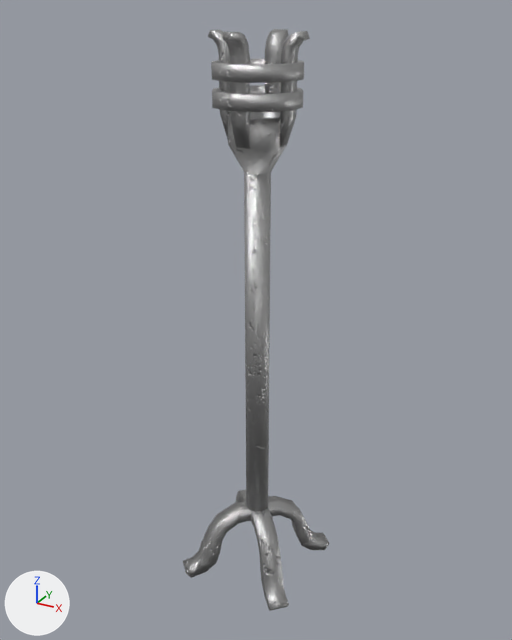
One commit to the Blender file Assets/Models/Torch.blend: the scene before it, then after it.
Rendered twice from a 50 mm lens placed at (2.47, -4.51, 4.65), pointed at (-0.03, 0.04, 2.38). Every picture has the same lights, and +X, +Y and +Z are marked at lower left.
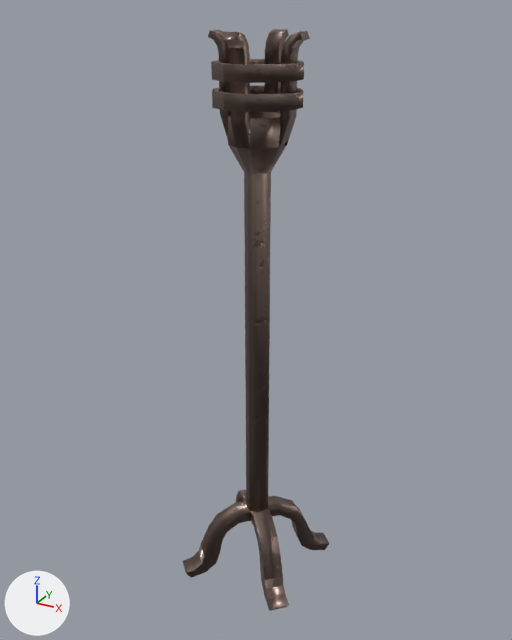
Changed parts and their boxes (x1, y1, x2, y2) in the pictures (512 x 640 px):
'Cylinder', surface changed: (228, 112, 287, 512) in both
'Cube.003', surface changed: (183, 496, 329, 578) in both
'Cube.001', surface changed: (223, 29, 289, 149) in both
'Cube.004', surface changed (grey to brown): (235, 489, 289, 611) in both
'Circle', surface changed: (212, 85, 303, 112) in both
'Circle.001', surface changed: (211, 59, 304, 83) in both
'Cube.002', surface changed: (208, 30, 310, 147) in both

Edits to the bpy script that builds the scene:
```text
Add img_metal_normal_png:
    img_metal_normal_png = load_image('Metal NORMAL.png', '../Textures/Metal NORMAL.png', 1024, 1024, 'sRGB')
Change mat_metal:
    remove # nodes: BsdfPrincipled, Bump x2, Mapping, Mix x2, OutputMaterial, TexCoord, TexNoise x2, TexVoronoi, TexWave, ValToRGB x2
    remove # colours: grey #bcbcbc, black #000000, white #ffffff
    nodes: BsdfPrincipled, NormalMap, OutputMaterial, TexImage
    colours: brown #937f77
    uses the picture img_metal_normal_png
Change me_cube_003:
    where me_cube_003.from_pydata(...)  # 22 vertices, 17 faces; spans x -0.055..0.055, y -0.361..-0.207, z 3.197..3.943
    used by ob_cube_002; location = (0.0, 0.0, 0.575); rotation_euler = (0.0, 0.0, 1.571), in degrees (0, 0, 90)
    me_cube_003 part 1: texture (UV) coordinates of 17 of 17 faces, centred in x -0.055..0.055, y -0.35..-0.207, z 3.296..3.933, changed; they spanned u 0.0..0.62, v 0.0..0.75 and now span u 0.25..0.75, v 0.25..0.75
Change me_cube_004:
    where me_cube_004.from_pydata(...)  # 32 vertices, 25 faces; spans x -0.055..0.055, y -0.477..0.0, z 0.0..0.422
    used by ob_cube_003; location = (0.0, 0.0, 0.605); rotation_euler = (0.0, -3.142, -0.785), in degrees (0, -180, -45); scale = (1.43, 1.43, 1.43)
    me_cube_004 part 2: texture (UV) coordinates of 25 of 25 faces, centred in x -0.055..0.055, y -0.461..-0.064, z 0.0..0.412, changed; they spanned u 0.0..0.62, v 0.0..0.75 and now span u 0.2..0.8, v 0.2..0.8
Change me_cube_005:
    where me_cube_005.from_pydata(...)  # 32 vertices, 25 faces; spans x -0.055..0.055, y -0.477..0.0, z 0.0..0.422
    used by ob_cube_004; location = (0.0, 0.0, 0.605); rotation_euler = (0.0, -3.142, 0.785), in degrees (0, -180, 45); scale = (1.43, 1.43, 1.43)
    me_cube_005 part 3: texture (UV) coordinates of 25 of 25 faces, centred in x -0.055..0.055, y -0.461..-0.064, z 0.0..0.412, changed; they spanned u 0.0..0.62, v 0.0..0.75 and now span u 0.2..0.8, v 0.2..0.8
Change me_circle:
    where me_circle.from_pydata(...)  # 48 vertices, 48 faces; spans x -0.304..0.304, y -0.304..0.304, z 0.0..0.102
    used by ob_circle; location = (0.0, 0.0, 4.029); rotation_euler = (0.0, 0.0, -0.262), in degrees (0, 0, -15); scale = (1.06, 1.06, 1.06)
    me_circle part 4: texture (UV) coordinates of 48 of 48 faces, centred in x -0.284..0.284, y -0.284..0.284, z 0.0..0.102, changed; they spanned u 0.0..0.0, v 0.0..0.0 and now span u 0.25..0.75, v 0.25..0.75
Change me_circle_001:
    where me_circle_001.from_pydata(...)  # 48 vertices, 48 faces; spans x -0.304..0.304, y -0.304..0.304, z 0.0..0.102
    used by ob_circle_001; location = (0.0, 0.0, 4.213); rotation_euler = (0.0, 0.0, -0.262), in degrees (0, 0, -15); scale = (1.06, 1.06, 1.06)
    me_circle_001 part 5: texture (UV) coordinates of 48 of 48 faces, centred in x -0.284..0.284, y -0.284..0.284, z 0.0..0.102, changed; they spanned u 0.0..0.0, v 0.0..0.0 and now span u 0.25..0.75, v 0.25..0.75
```
